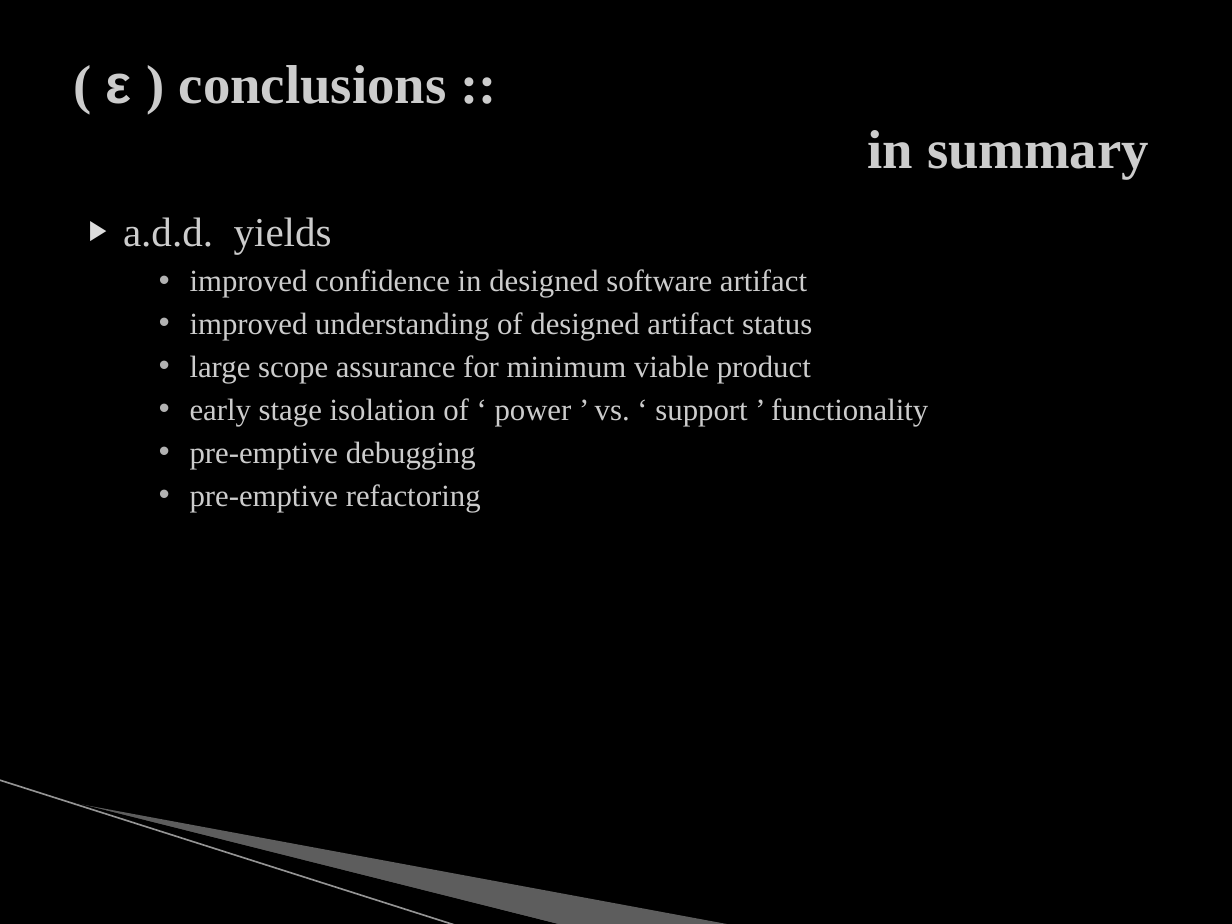
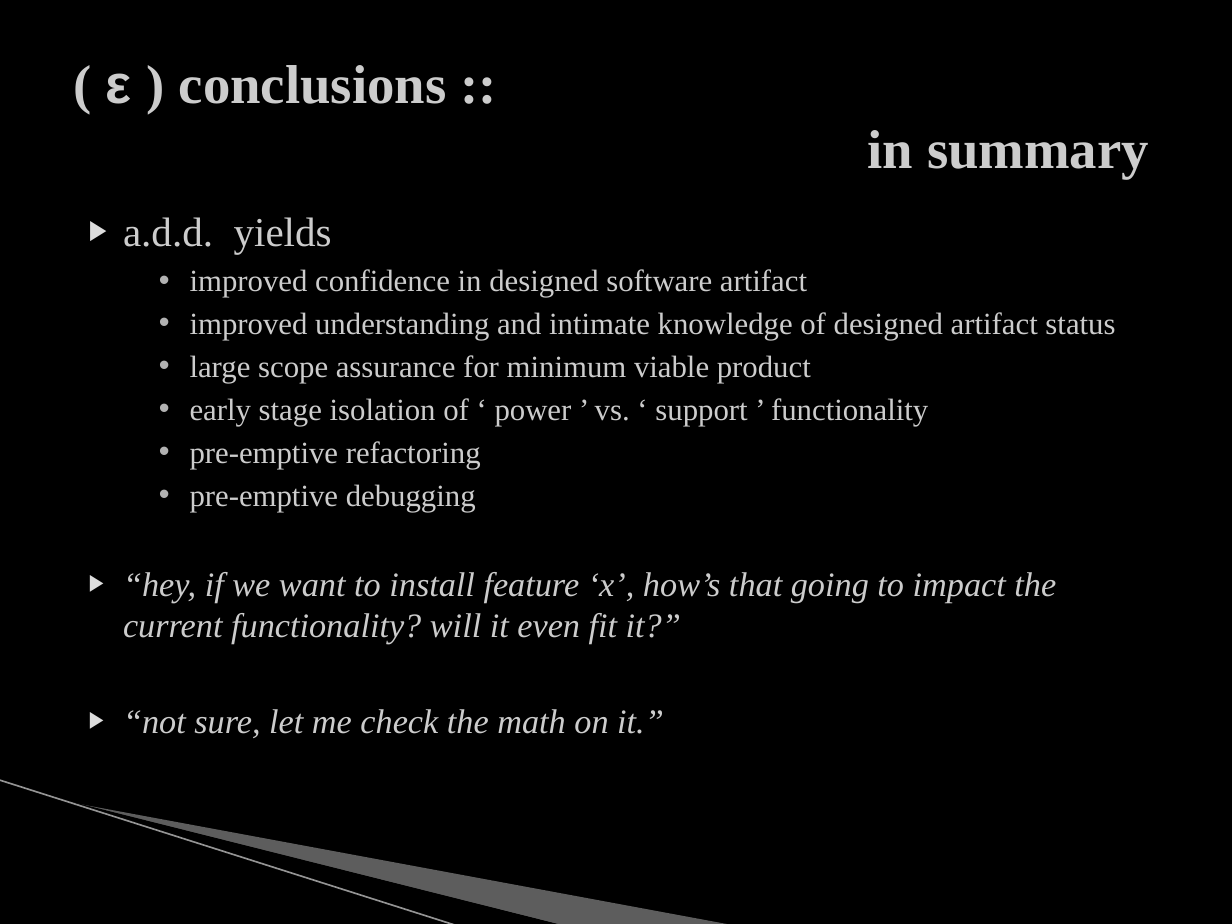
Before and after one commit to mjs0031/master_report, a slide deck: slide 28 of the_defense.pptx (slide 30 before the commit). Drawn at 1232x924 pixels with LibreOffice and Linux fonts; fonts in the diff are those of the drawing; background and template pictures are left out. Boxes give left, top, right and bottom in pixels: in the first picture for what was removed or moved away, otherwise in the second. Text is boxed around its words. In the diff, an @@ line names an element or a change of style, - is before the commit and + after.

```diff
--- a/the_defense.pptx
+++ b/the_defense.pptx
@@ text at (190, 312, 1115, 340): text changed @@
-    • improved understanding of designed artifact status
+    • improved understanding and intimate knowledge of designed artifact status
@@ text at (190, 441, 481, 469): paragraph added @@
+    • pre-emptive refactoring
@@ text at (123, 572, 1056, 738): text changed; size 18 to 20 pt; italic on @@
-    • pre-emptive refactoring
+▶ “hey, if we want to install feature ‘x’, how’s that going to impact the current functionality? will it even fit it?”
+▶ “not sure, let me check the math on it.”
```
Also in this commit, not shown: 9 other slides changed, 3 slides removed, 2 other files.
